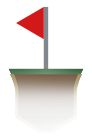
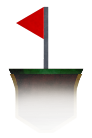
Layers edited between the first and the second (92, 138) image:
added layer "Layer 7" (color burn) above "Layer 6" over (16, 7, 44, 58)
added layer "Layer 6" above "Layer 8" over (16, 7, 44, 58)
added layer "Layer 8" (color burn) above "Layer 5" over (8, 6, 84, 108)
painted on "Layer 5" over (16, 7, 44, 58)
